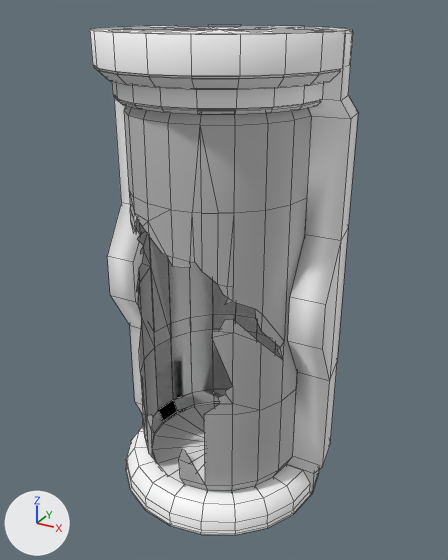
A saved change to the FBX model Assets/Meshes/Environment/Starting_Area/Gold/Environment_ChamberMinion_001_Mesh.fbx.
Before and after are seen from a camera (50 mm lens) standing at (27.02, -10.64, 2.28) and looking at (25.0, -6.96, 0.44). Lighting does not change. The marker at lower left points along +X, +Y and +Z. Mesh edges are drawn as thin lines. Where no turn or scale is listed for an object, it has been applied to the vertices. Vertices at the same position are counted once.

In view in the first picture: 'minion'.
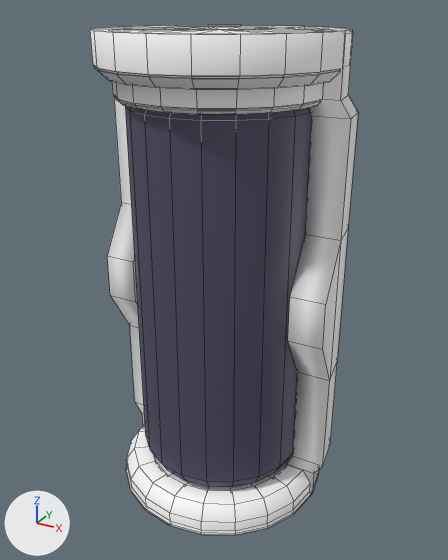
The newer file is also rescaled (x1.649), turned or shifted as a whole; pictures and numbers use the older file's frame.

Pixel boxes (x1, y1, x2, y2) of what changed, in the pictures (448 x 560 px):
part 1 of me_mesh, added (blue): after (125, 106, 311, 487)
part 2 of me_mesh, cut back: before (124, 106, 323, 494); after (135, 402, 323, 494)

The edits, one by one:
Material 'lambert2' (mat_lambert2) is new.
Its base color is (0.0772, 0.075, 0.133) (dark blue #4f4d66).
me_mesh is used by ob_minion; location (25.0, -6.952, 0.468).
me_mesh had 823 vertices, 812 faces and spanned x -0.88..0.88, y -0.85..0.85, z -1.69..1.69.
me_mesh now has 727 vertices, 722 faces and spans x -0.88..0.88, y -0.85..0.85, z -1.69..1.69.
me_mesh part 1: a new loose piece of 80 vertices spanning x -0.63..0.63, y -0.66..0.59, z -1.44..1.33, in mat_lambert2 (dark blue #4f4d66).
Part 2, on me_mesh:
176 vertices are removed from x -0.63..0.63, y -0.67..0.58, z -1.47..1.31.
198 faces are deleted.
48 new faces join them, mat_lambert3 (its picture is missing).
me_mesh no longer uses material mat_lambert4 (grey #bcbcbc).
me_mesh now uses material mat_lambert2 (dark blue #4f4d66).
